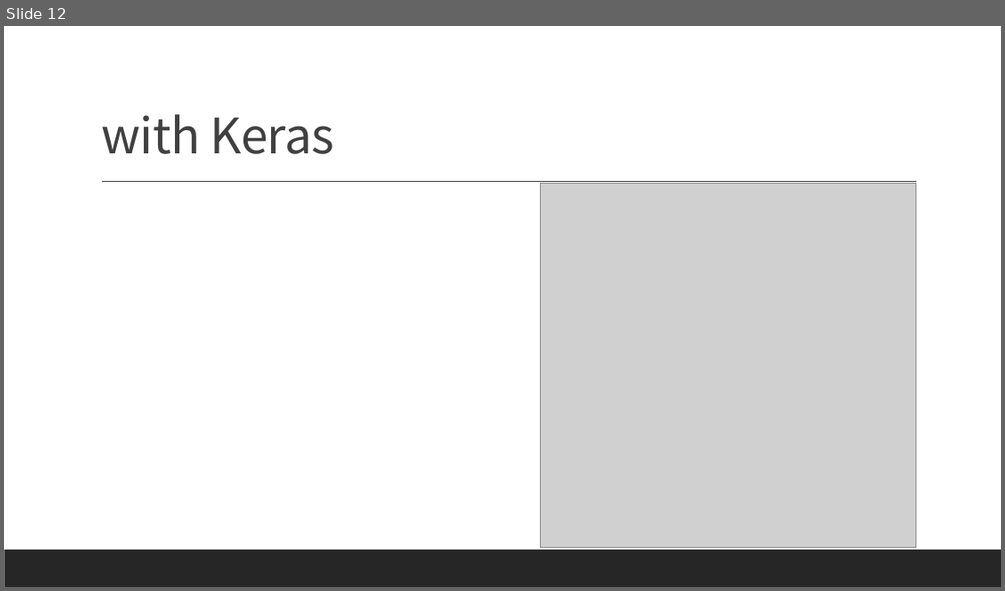
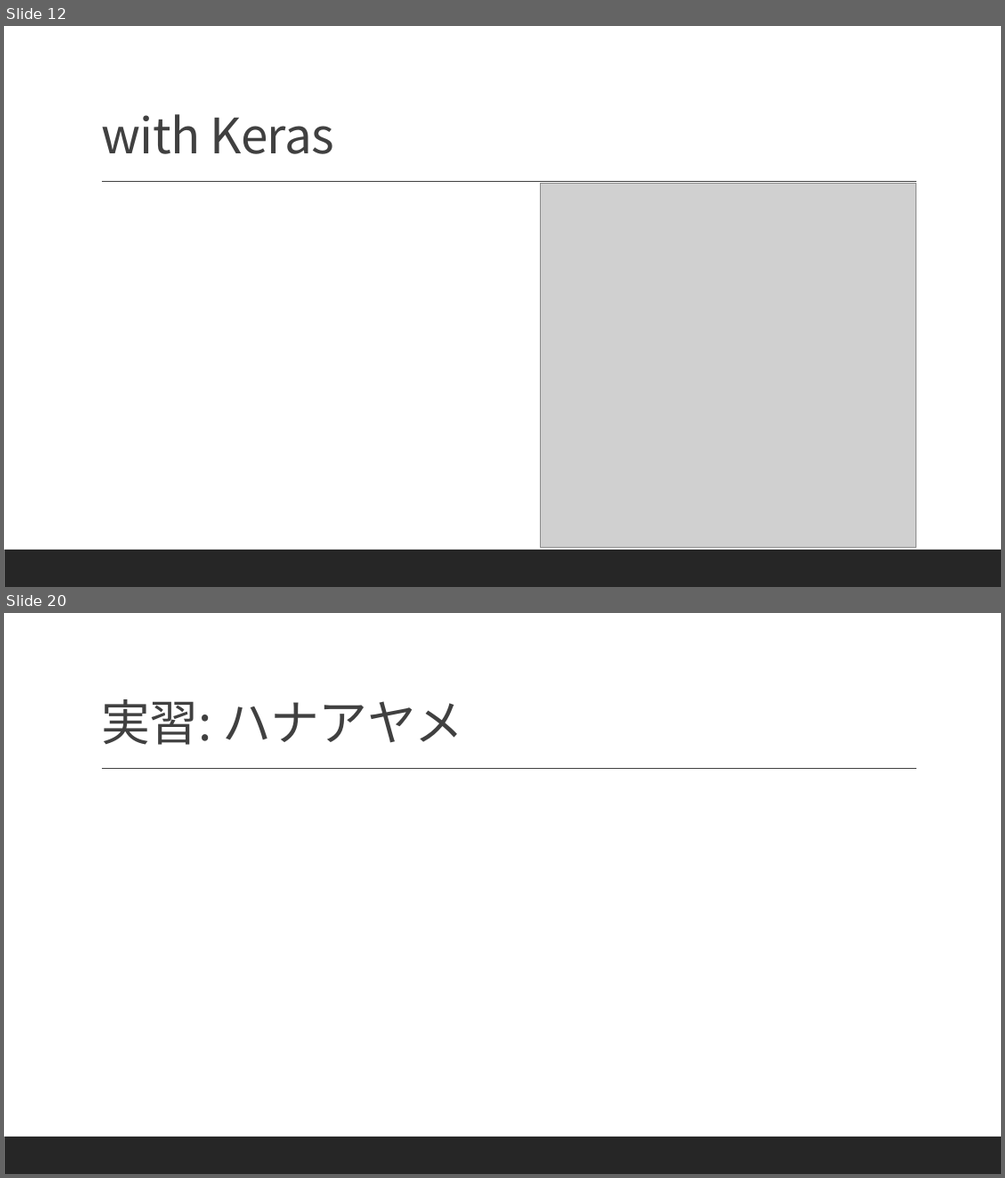
Before and after one commit to Sion1225/Study-Deeplearning-NLP, a slide deck: Presentation/ppt 6.pptx. Shown one above the other, each under a label of ours: slide 12 before the commit, slides 12 and 20 after it; the slides between them are not shown. The pictures are 1005x591 and 1005x1178 pixels, drawn with LibreOffice and Linux fonts; fonts in the diff are those of the drawing; grey boxes stand for pictures. Boxes give left, top, right and bottom in pixels: in the first picture for what was removed or moved away, otherwise in the second. Text is boxed around its words. In the diff, an @@ line names an element or a change of style, - is before the commit and + after.

```diff
--- a/Presentation/ppt 6.pptx
+++ b/Presentation/ppt 6.pptx
@@ slide 20 added at [4,613,1001,1174], background #FFFFFF; not listed: 2 template elements that a slide beside it also shows @@
@@ title added at [101,699,463,745], 47 pt, text #404040 @@
+実習: ハナアヤメ
```
Also in this commit, not shown: 7 other slides added, 1 other file.
